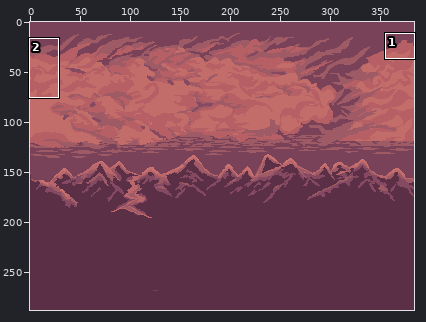
File history of a sprite sheet, Background lvl2.png. Above: a wide view before the commit, with the close-up outlined.
Close-up. Before:
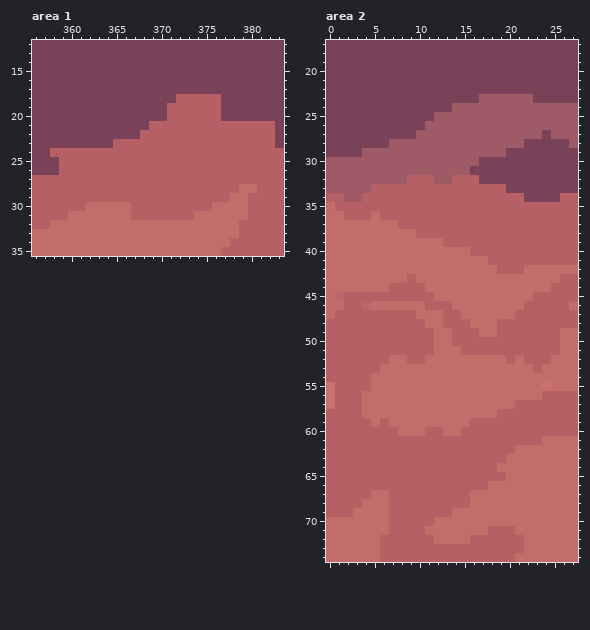
The file is 384x288 pixels. Colours within 5 levels of each other are drawn and written as one. Shown: area 1: x 356..383, y 12..35; area 2: x 0..27, y 17..74. The commit also changed other parts of the picture, which this record leaves out.
New version:
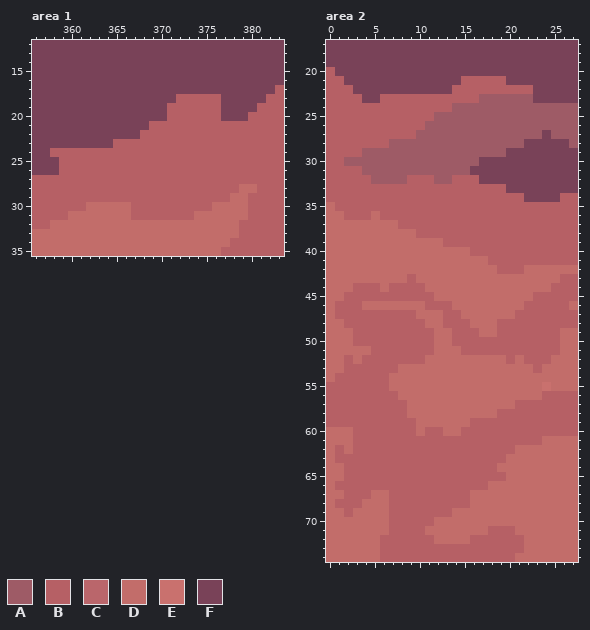
Palette (. is transparent): A #9e5b66  B #b66065  C #ba666b  D #c26d6a  E #c9716e  F #794258
The edit:
{"where": "area 1"}
{"y":17,"x":383,"old":"F","new":"B"}
{"y":18,"x":382,"old":"FF","new":"BB"}
{"y":19,"x":381,"old":"FFF","new":"BBB"}
{"y":20,"x":380,"old":"FFFF","new":"BBBB"}
{"y":21,"x":383,"old":"F","new":"B"}
{"y":22,"x":383,"old":"F","new":"B"}
{"y":23,"x":383,"old":"F","new":"B"}
{"where": "area 2"}
{"y":20,"x":0,"old":"F","new":"B"}
{"y":21,"x":0,"old":"FF","new":"BB"}
{"y":21,"x":15,"old":"FFFFF","new":"BBBBB"}
{"y":22,"x":0,"old":"FFF","new":"BBB"}
{"y":22,"x":14,"old":"FFFFFFFFF","new":"BBBBBBBBB"}
{"y":23,"x":0,"old":"FFFF","new":"BBBB"}
{"y":23,"x":6,"old":"FFFFFFFFFFF","new":"BBBBBBBBBBB"}
{"y":24,"x":0,"old":"FFFFFFFFFFFFFF","new":"BBBBBBBBBBBBBB"}
{"y":25,"x":0,"old":"FFFFFFFFFFFF","new":"BBBBBBBBBBBB"}
{"y":26,"x":0,"old":"FFFFFFFFFFF","new":"BBBBBBBBBBB"}
{"y":27,"x":0,"old":"FFFFFFFFFF","new":"BBBBBBBBBB"}
{"y":28,"x":0,"old":"FFFFFFF","new":"BBBBBBB"}
{"y":29,"x":0,"old":"FFFF","new":"BBBB"}
{"y":30,"x":0,"old":"AA","new":"BB"}
{"y":31,"x":0,"old":"AAAA","new":"BBBB"}
{"y":32,"x":0,"old":"AAAAA","new":"BBBBB"}
{"y":33,"x":0,"old":"AAAAA","new":"BBBBB"}
{"y":34,"x":2,"old":"AA","new":"BB"}
{"y":44,"x":3,"old":"DDD","new":"BBB"}
{"y":45,"x":1,"old":"C","new":"D"}
{"y":46,"x":1,"old":"D","new":"B"}
{"y":46,"x":4,"old":"C","new":"D"}
{"y":48,"x":0,"old":"BB","new":"DD"}
{"y":49,"x":0,"old":"BBB","new":"DDD"}
{"y":50,"x":0,"old":"BBB","new":"DDD"}
{"y":51,"x":0,"old":"BBBBB","new":"DDDDD"}
{"y":52,"x":0,"old":"BB","new":"DD"}
{"y":52,"x":3,"old":"B","new":"D"}
{"y":52,"x":7,"old":"DD","new":"BB"}
{"y":53,"x":0,"old":"BB","new":"DD"}
{"y":53,"x":6,"old":"DD","new":"BB"}
{"y":54,"x":0,"old":"B","new":"D"}
{"y":54,"x":5,"old":"DD","new":"BB"}
{"y":55,"x":0,"old":"E","new":"B"}
{"y":55,"x":5,"old":"DD","new":"BB"}
{"y":56,"x":0,"old":"E","new":"B"}
{"y":56,"x":4,"old":"DDDD","new":"BBBB"}
{"y":57,"x":0,"old":"E","new":"B"}
{"y":57,"x":4,"old":"DDDDD","new":"BBBBB"}
{"y":58,"x":4,"old":"DDDDD","new":"BBBBB"}
{"y":59,"x":5,"old":"D","new":"B"}
{"y":59,"x":7,"old":"DDD","new":"BBB"}
{"y":60,"x":0,"old":"BBB","new":"DDD"}
{"y":60,"x":8,"old":"DD","new":"BB"}
{"y":61,"x":0,"old":"BBB","new":"DDD"}
{"y":62,"x":0,"old":"B","new":"D"}
{"y":62,"x":2,"old":"B","new":"D"}
{"y":63,"x":0,"old":"B","new":"D"}
{"y":64,"x":0,"old":"BB","new":"DD"}
{"y":65,"x":0,"old":"BB","new":"DD"}
{"y":66,"x":0,"old":"B","new":"D"}
{"y":67,"x":0,"old":"BB","new":"DD"}
{"y":68,"x":0,"old":"B","new":"D"}
{"y":69,"x":0,"old":"BB","new":"DD"}
